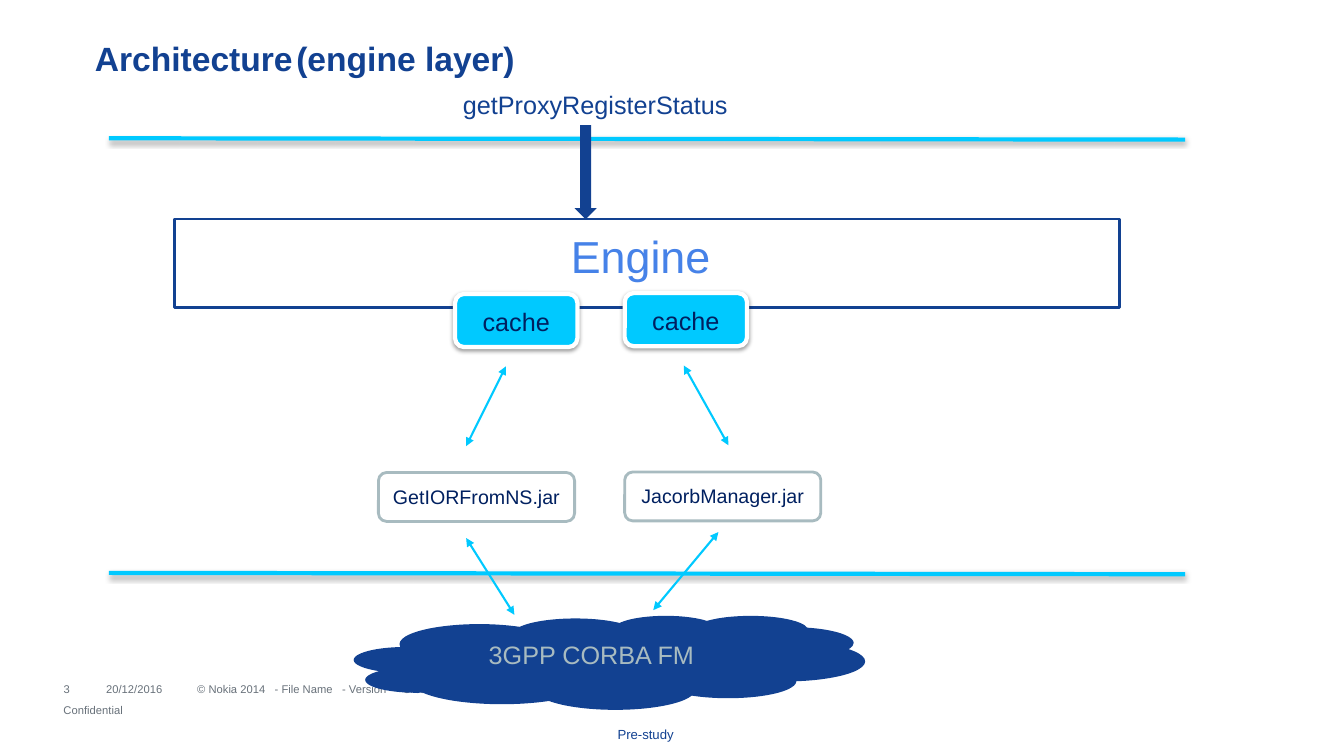
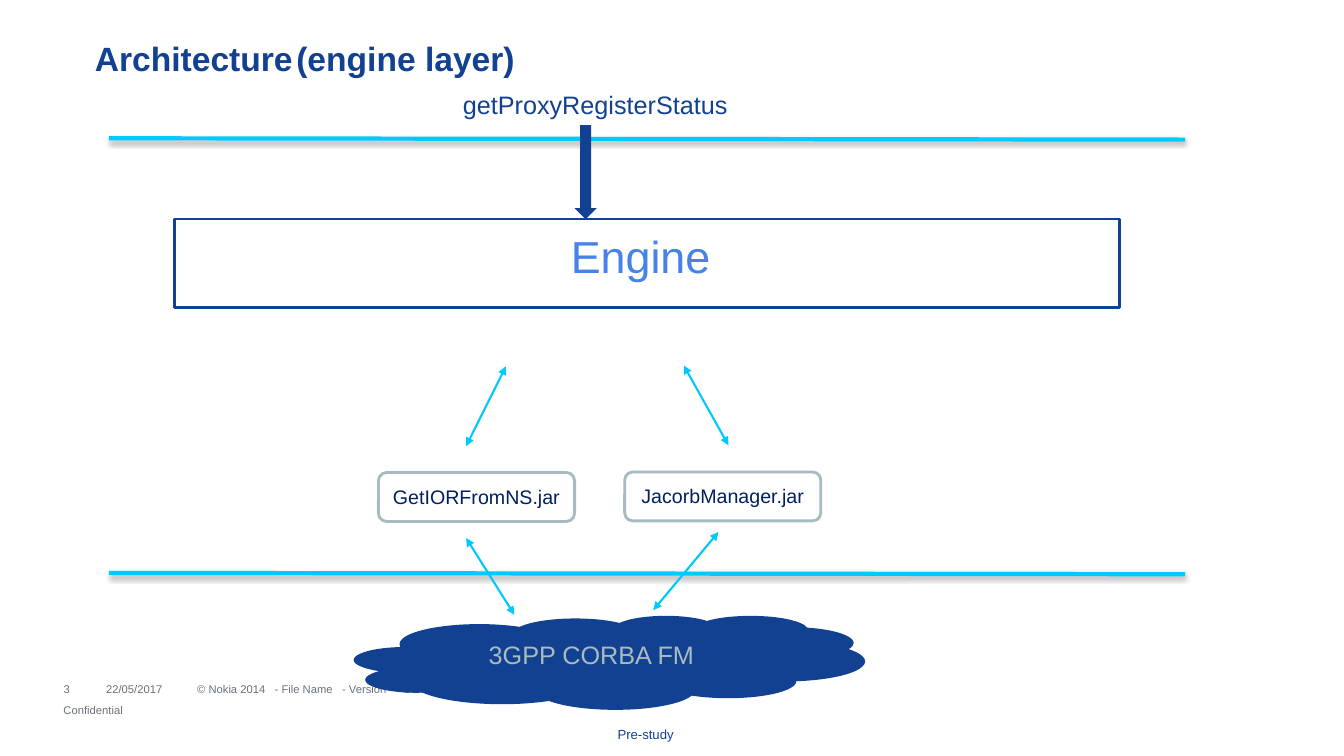
Before and after one commit to gaoxiaofeng/troubleShooting, a slide deck: slide 3 of troubleshooting.pptx. Drawn at 1344x756 pixels with LibreOffice and Linux fonts; fonts in the diff are those of the drawing; background and template pictures are left out. Boxes give left, top, right and bottom in pixels: in the first picture for what was removed or moved away, otherwise in the second. Text is boxed around its words. In the diff, an @@ line names an element or a change of style, - is before the commit and + after.

```diff
--- a/troubleshooting.pptx
+++ b/troubleshooting.pptx
@@ rounded rectangle removed at [455,294,577,348] @@
-cache
@@ rounded rectangle removed at [625,293,747,347] @@
-cache
@@ text at [106,685,162,693]: text changed @@
-20/12/2016
+22/05/2017
```
Also in this commit, not shown: 5 other slides changed, 3 slides added, 1 slide removed, 5 other files.
